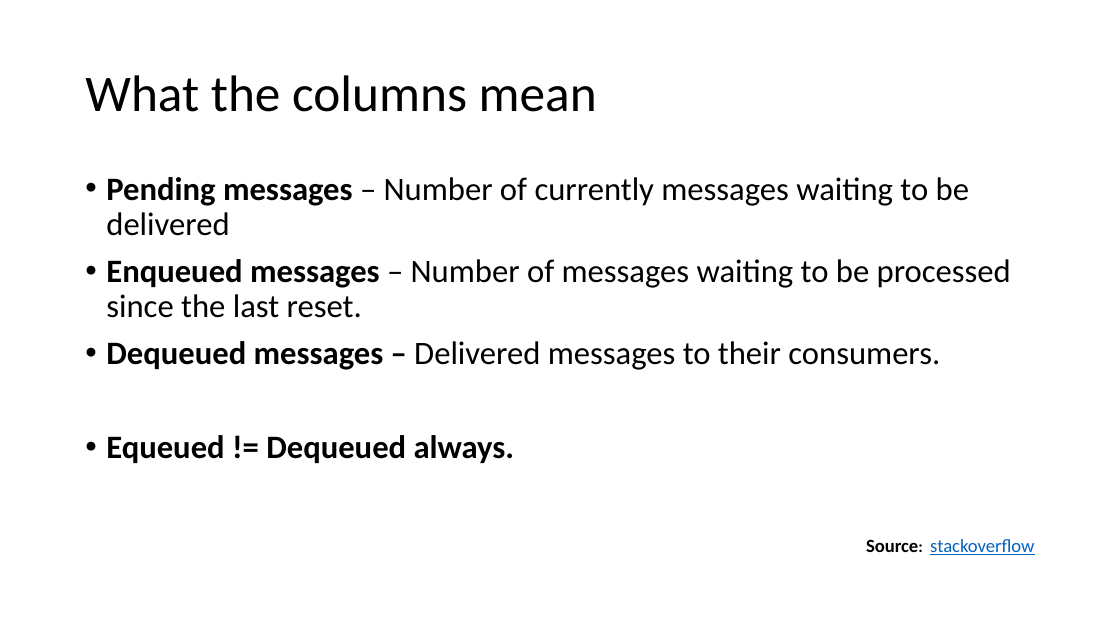
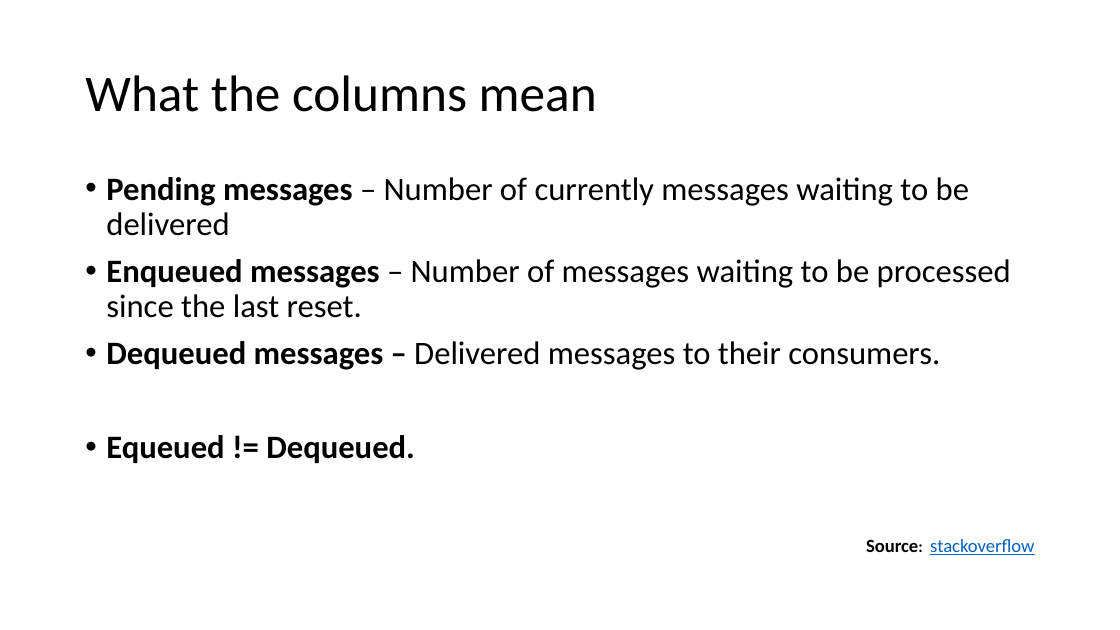
Before and after one commit to FontysVenlo/ActiveMQ_ESDE_FK, a slide deck: slide 3 of Diagrams/presentation.pptx. Drawn at 1120x630 pixels with LibreOffice and Linux fonts; fonts in the diff are those of the drawing. Boxes give left, top, right and bottom in pixels: in the first picture for what was removed or moved away, otherwise in the second. Text is boxed around its words. In the diff, an @@ line names an element or a change of style, - is before the commit and + after.

```diff
--- a/Diagrams/presentation.pptx
+++ b/Diagrams/presentation.pptx
@@ text at (106,435,415,463): text changed @@
-• Equeued != Dequeued always.
+• Equeued != Dequeued.
```
Also in this commit, not shown: 1 other slide changed, 1 other file.
